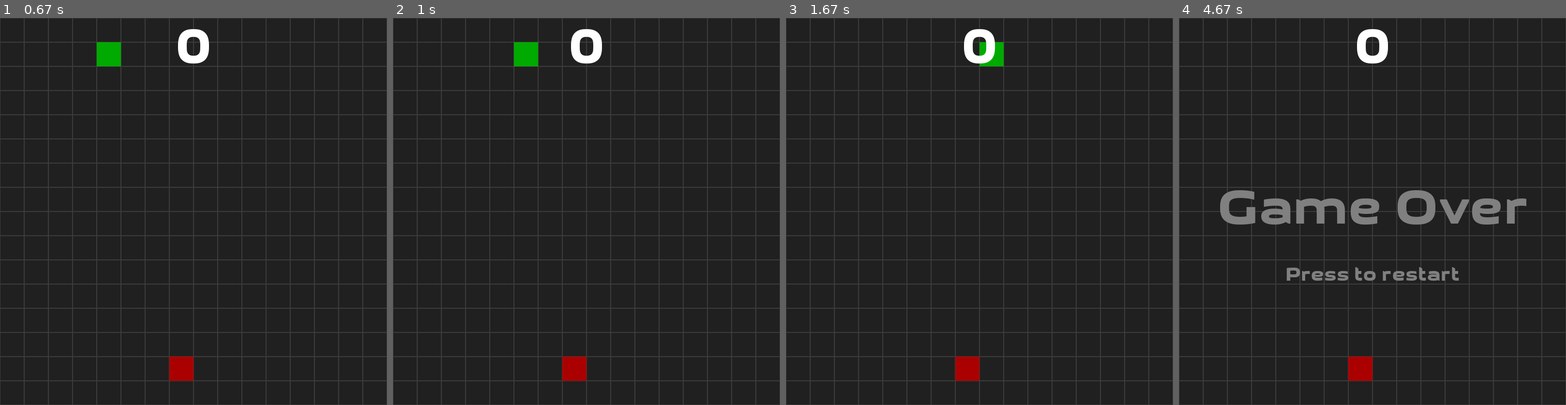
Above: before the commit, frames 1-4 (left to right).
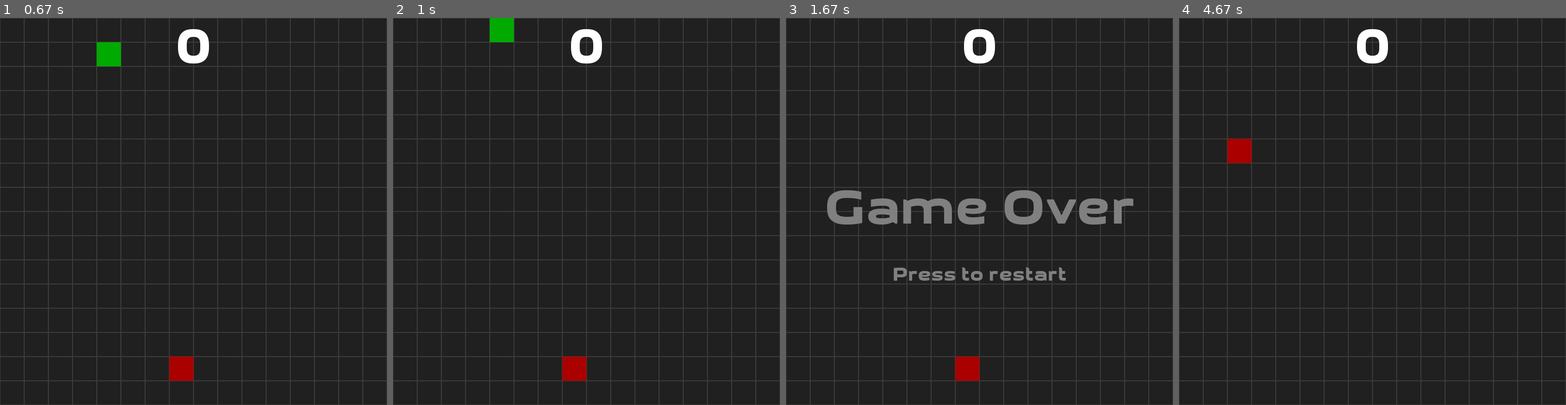
Above: after the commit, the same moments.

Repository: fossguild/naja
Game: pygame game, started from kobra.py
Two runs of this game, one before a commit and one after it. Both use one fixed random seed, a clock stepped at 60 frames per second and the inputs below.
Inputs:
- Up to frame 1 (0.67 s): tap Enter at 0.33 s
- Up to frame 2 (1 s): tap W at 0.67 s
- Up to frame 3 (1.67 s): hold S from 1.2 s (still down); hold Right from 1.2 s (still down)
- Up to frame 4 (4.67 s): release S at 1.77 s; release Right at 1.77 s; tap Space at 1.8, 3.4, 4.15 s; tap A at 2.5 s; hold Right 3.33-4.05 s; hold Up from 4.08 s (still down)

Frame 1 is identical in both runs. In frame 2, 0.8% of the frame differs, in the area x 25-38%, y 0-13%; in frame 3, 4.0%; in frame 4, 4.5%, in the area x 10-90%, y 31-94%.

Commit message:
code: updated the base in order to bring the wasd control back

Diff:
--- a/kobra.py
+++ b/kobra.py
@@ -244,13 +244,19 @@
 
         # Key pressed
         if event.type == pygame.KEYDOWN:
-            if event.key == pygame.K_DOWN:  # Down arrow:  move down
+            if event.key in (
+                pygame.K_DOWN,
+                pygame.K_s,
+            ):  # Down arrow (or S):  move down
                 snake.ymov = 1
                 snake.xmov = 0
-            elif event.key == pygame.K_UP:  # Up arrow:    move up
+            elif event.key in (pygame.K_UP, pygame.K_w):  # Up arrow (or W):    move up
                 snake.ymov = -1
                 snake.xmov = 0
-            elif event.key == pygame.K_RIGHT:  # Right arrow: move right
+            elif event.key in (
+                pygame.K_RIGHT,
+                pygame.K_d,
+            ):  # Right arrow (or D): move right
                 snake.ymov = 0
                 snake.xmov = 1
             elif event.key in (
@@ -264,7 +270,6 @@
                 sys.exit()
             elif event.key == pygame.K_p:  # S         : pause game
                 game_on = not game_on
-
     ## Update the game
 
     if game_on:
